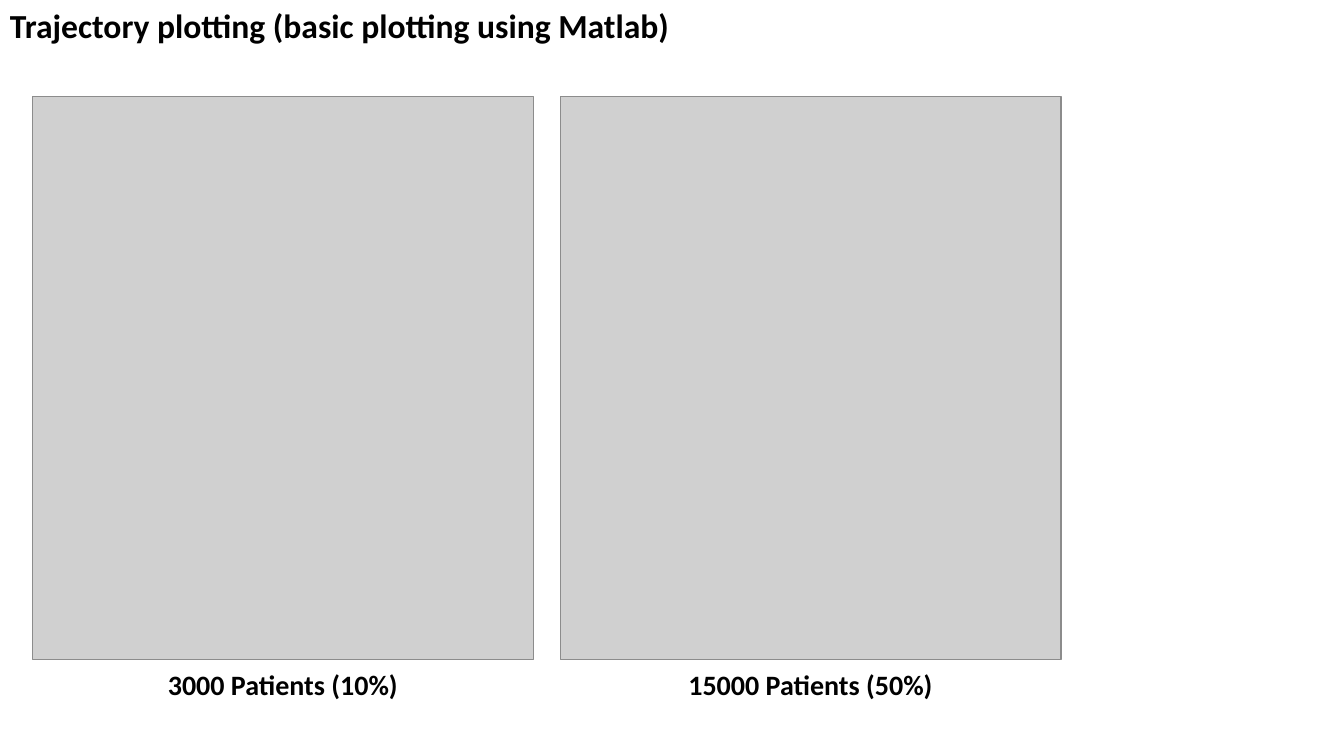
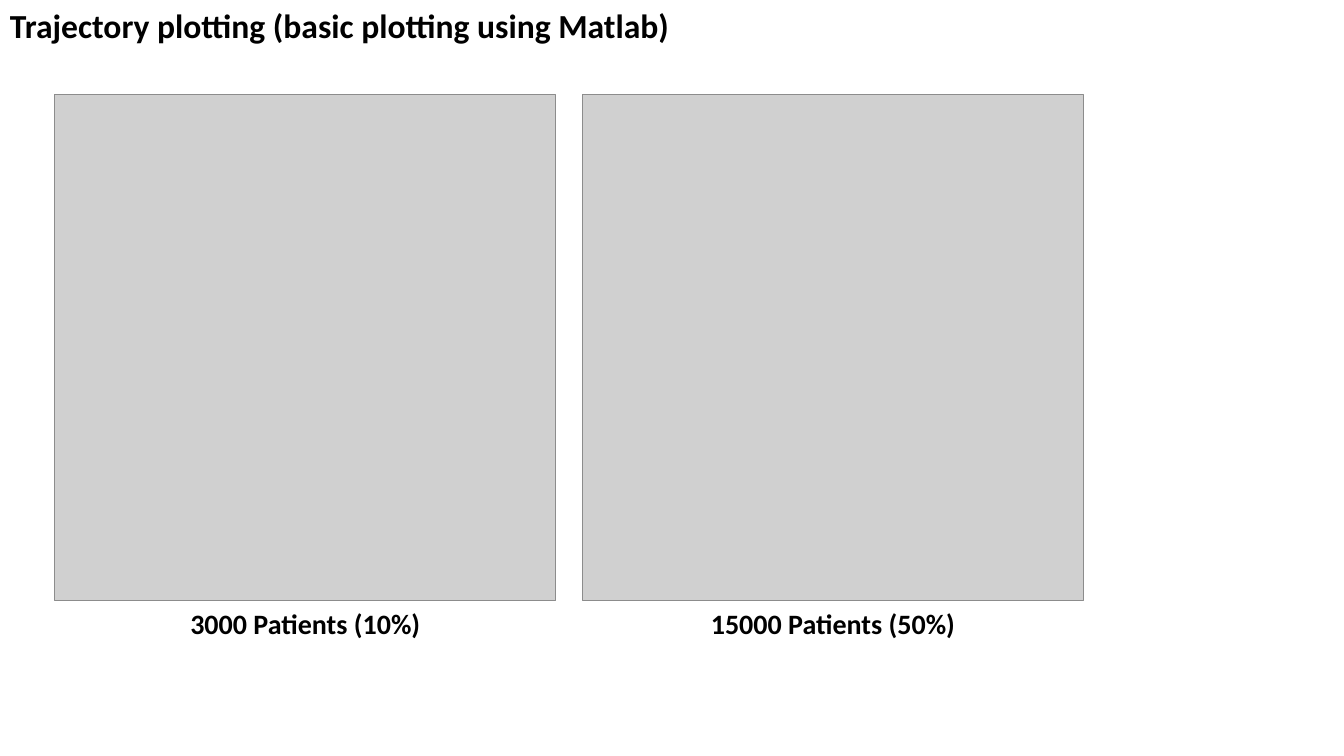
Before and after one commit to zhaohanxiong/OxfordCVM, a slide deck: slide 17 of job_results.pptx. Drawn at 1344x756 pixels with LibreOffice and Linux fonts; fonts in the diff are those of the drawing; grey boxes stand for pictures. Boxes give left, top, right and bottom in pixels: in the first picture for what was removed or moved away, otherwise in the second. Text is boxed around its words. In the diff, an @@ line names an element or a change of style, - is before the commit and + after.

```diff
--- a/job_results.pptx
+++ b/job_results.pptx
@@ picture: place and size @@
-picture at bbox=[32, 97, 533, 659]
+picture at bbox=[54, 95, 556, 601]
@@ picture: place and size @@
-picture at bbox=[561, 97, 1062, 659]
+picture at bbox=[583, 95, 1084, 601]
@@ text "3000 Patients (10%)": place and size @@
-text "3000 Patients (10%)" at bbox=[168, 674, 397, 699]
+text "3000 Patients (10%)" at bbox=[190, 613, 420, 638]
@@ text "15000 Patients (50%)": place and size @@
-text "15000 Patients (50%)" at bbox=[688, 674, 932, 699]
+text "15000 Patients (50%)" at bbox=[711, 613, 955, 638]
```
Also in this commit, not shown: 1 slide added, 2 other files.
